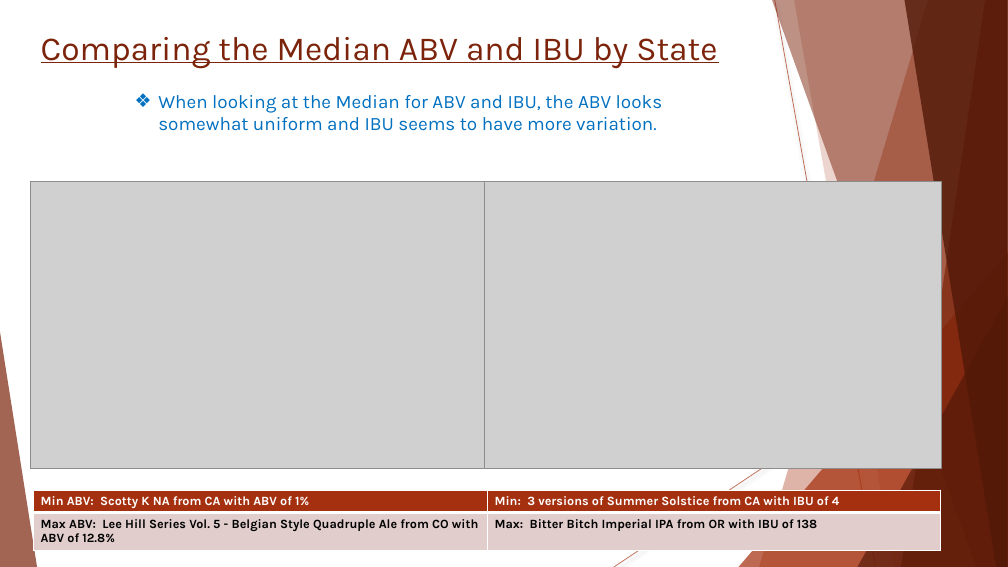
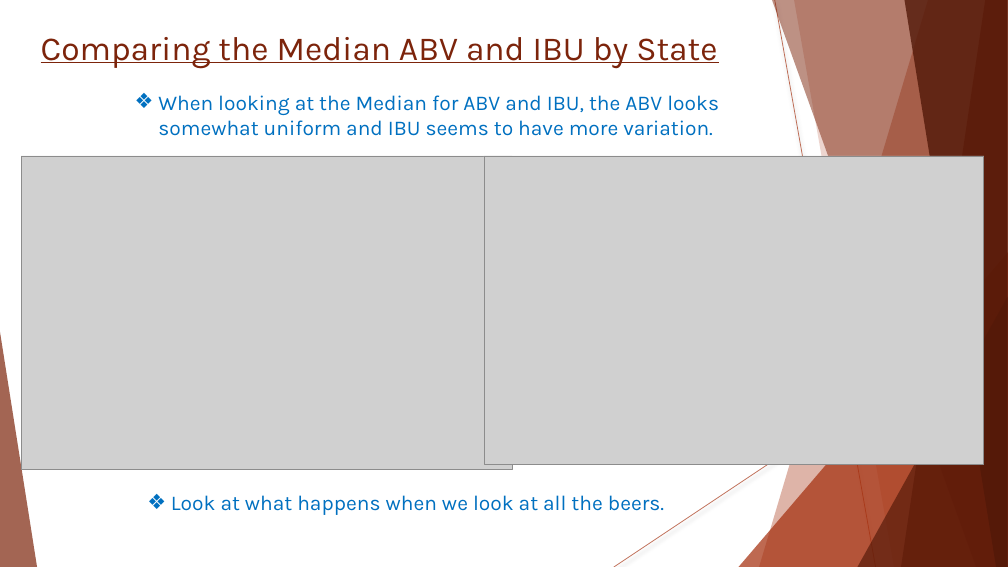
Before and after one commit to Wu-Sophia/BeerAnalysis, a slide deck: slide 6 of DataDynamos_BeerMarketingPresentation.pptx. Drawn at 1008x567 pixels with LibreOffice and Linux fonts; fonts in the diff are those of the drawing; grey boxes stand for pictures. Boxes give left, top, right and bottom in pixels: in the first picture for what was removed or moved away, otherwise in the second. Text is boxed around its words. In the diff, an @@ line names an element or a change of style, - is before the commit and + after.

Commit message:
Add files via upload
made change to median vs variance slide

```diff
--- a/DataDynamos_BeerMarketingPresentation.pptx
+++ b/DataDynamos_BeerMarketingPresentation.pptx
@@ text "When looking at the Median ..." at <box>158,95,719,136</box>: size 18 to 20 pt @@
@@ picture: place and size @@
-picture at <box>30,181,488,469</box>
+picture at <box>21,156,512,469</box>
@@ picture: place and size @@
-picture at <box>484,181,941,469</box>
+picture at <box>484,156,984,464</box>
@@ table removed at <box>33,490,941,551</box>, 2 rows, 2 columns @@
-Min ABV: Scotty K NA from CA with ABV of 1% | Min: 3 versions of Summer Solstice from CA with IBU of 4
-Max ABV: Lee Hill Series Vol. 5 - Belgian Style Quadruple Ale from CO with ABV of 12.8% | Max: Bitter Bitch Imperial IPA from OR with IBU of 138
@@ text added at <box>171,495,664,515</box>, 20 pt, text #0070C0 @@
+❖ Look at what happens when we look at all the beers.
```
Also in this commit, not shown: 9 other slides changed.
